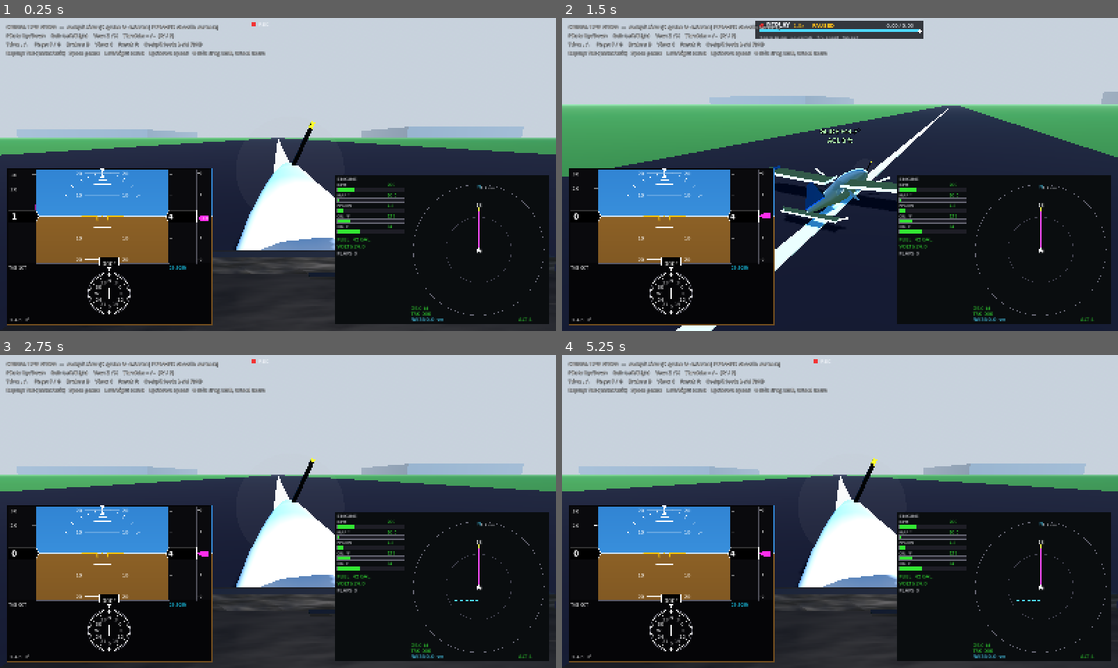
Above: before the commit, frames 1-4 (two rows, left to right).
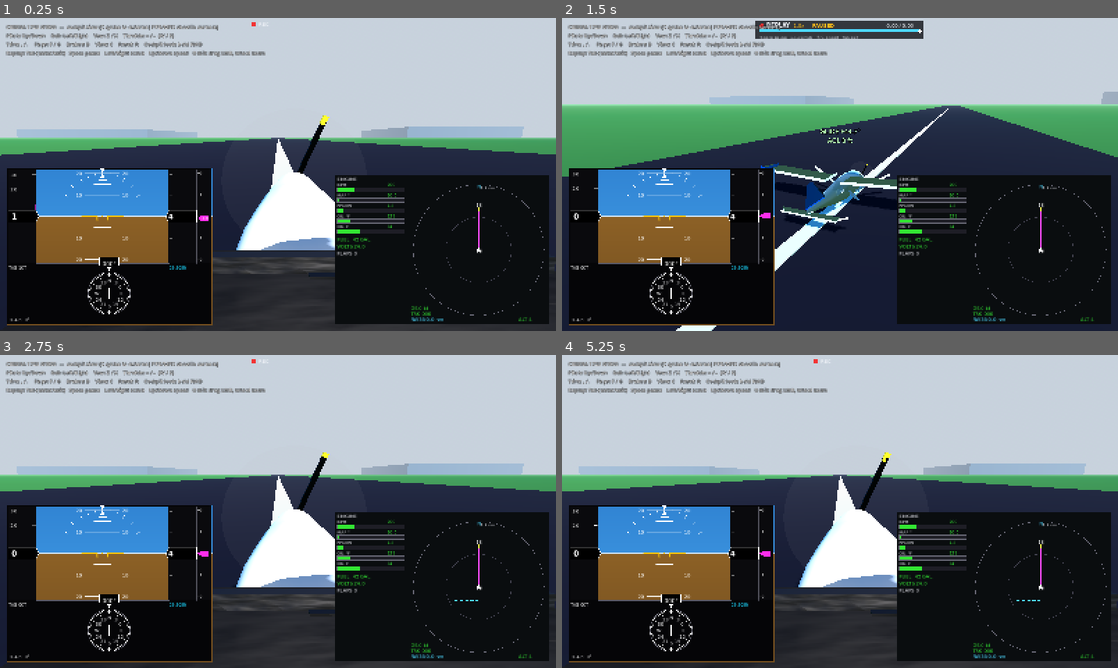
Above: after the commit, the same moments.

Repository: bigcubedata/test
Game: Godot game, scene res://src/Main.tscn
Two runs of this game, one before a commit and one after it. Both use one fixed random seed, a clock stepped at 60 frames per second and the inputs below.
Inputs (mouse positions are in pixels of both pictures, inside the frame that each line leads up to):
- Up to frame 1 (0.25 s): no input
- Up to frame 2 (1.5 s): move the mouse to (962, 158) at 0.52 s; hold Right (roll_right) 0.53-1.25 s; tap Tab (replay_toggle) at 0.6 s; click (962, 158) at 0.67 s; tap Enter at 1.25 s; drag from (728, 190) to (812, 237) at 1.27 s
- Up to frame 3 (2.75 s): tap R (reset_aircraft) at 2 s; move the mouse to (333, 442) at 2.02 s; hold Right (roll_right) from 2.03 s (still down); tap Tab (replay_toggle) at 2.1 s
- Up to frame 4 (5.25 s): release Right (roll_right) at 2.75 s; drag from (812, 574) to (673, 464) at 2.77 s; move the mouse to (1006, 558) at 3.52 s; hold Left (roll_left) 3.53-4.25 s; tap Tab (replay_toggle) at 3.6, 5.1 s; tap R (reset_aircraft) at 4.25, 5 s; drag from (673, 464) to (756, 433) at 4.27 s; move the mouse to (867, 511) at 5.02 s; hold F (flaps_down) from 5.03 s (still down); click (867, 511) at 5.17 s

The runs differ from the first frame. In frame 1, 0.9% of the frame differs, in the area x 42-61%, y 31-74%; in frame 2, 0.8%; in frame 3, 0.9%; in frame 4, 0.9%.

Commit message:
Shorten the nose/cowl and tighten the model to C172S proportions
- Nose/cowl: shorten it to a realistic C172 cowl length. Moved the spinner from
  z=-4.78 to -3.8 and compressed the forward fuselage stations, so the cockpit
  cowl (rebuilt to meet the new spinner) no longer reads as an over-long snout.
- High wing: raised the wing from y=0.66 to y=0.84 so it sits on the cabin roof
  like a real 172, and re-derived the lift-strut top (~y=0.88) and jury strut to
  match the new wing underside.
- Nose gear moved aft under the shorter cowl (z ~ -2.9).
- Tailcone tidied to keep the long-boom proportions with the shorter nose.

Diff:
--- a/src/aircraft/Aircraft.tscn
+++ b/src/aircraft/Aircraft.tscn
@@ -59,7 +59,7 @@
 script = ExtResource("4_airframe")
 
 [node name="Propeller" type="Node3D" parent="."]
-transform = Transform3D(1, 0, 0, 0, 1, 0, 0, 0, 1, 0, -0.05, -4.78)
+transform = Transform3D(1, 0, 0, 0, 1, 0, 0, 0, 1, 0, -0.05, -3.8)
 script = ExtResource("3_prop")
 
 [node name="CollisionShape3D" type="CollisionShape3D" parent="."]
--- a/src/aircraft/Airframe.gd
+++ b/src/aircraft/Airframe.gd
@@ -41,19 +41,21 @@
 #  Fuselage (lofted elliptical sections)
 # --------------------------------------------------------------------------
 func _build_fuselage() -> void:
-	# stations: z (fwd -Z), half-width x, half-height y, vertical centre
+	# stations: z (fwd -Z), half-width x, half-height y, vertical centre.
+	# Nose shortened to a true C172 cowl length (spinner ~-3.8); the long tail
+	# boom and tall cabin are kept for the right proportions.
 	var st := [
-		[-4.55, 0.06, 0.06, -0.02],
-		[-4.30, 0.34, 0.33, -0.03],
-		[-3.70, 0.50, 0.50, -0.02],
-		[-3.00, 0.55, 0.60, 0.03],
-		[-2.20, 0.57, 0.66, 0.07],
-		[-1.40, 0.58, 0.70, 0.09],
+		[-3.62, 0.07, 0.09, -0.06],   # cowl front (spinner backplate)
+		[-3.35, 0.30, 0.28, -0.05],
+		[-2.95, 0.48, 0.44, -0.01],
+		[-2.55, 0.55, 0.58, 0.04],
+		[-2.20, 0.57, 0.66, 0.07],    # windshield base
+		[-1.40, 0.58, 0.70, 0.09],    # cabin (tallest)
 		[-0.40, 0.56, 0.70, 0.09],
-		[0.60, 0.48, 0.60, 0.07],
-		[1.50, 0.34, 0.42, 0.10],
-		[2.50, 0.20, 0.27, 0.14],
-		[3.45, 0.10, 0.17, 0.20],
+		[0.60, 0.48, 0.59, 0.08],
+		[1.55, 0.33, 0.42, 0.11],
+		[2.55, 0.19, 0.27, 0.16],
+		[3.55, 0.09, 0.16, 0.22],     # tailcone
 	]
 	var rings: Array = []
 	for s in st:
@@ -88,7 +90,7 @@
 		var m := _extrude(prof, Vector3(sign, 0, 0), Vector3(0, 0, 1), 0.17,
 			Vector3(0, 0, -1.55), _white)
 		m.rotation = Vector3(0, 0, dih * sign)  # tips up (dihedral)
-		m.position.y = 0.66
+		m.position.y = 0.84                      # high wing, sitting on the cabin roof
 		# Blue tip cap.
 		var tip := PackedVector2Array([
 			Vector2(4.55, -0.42), Vector2(5.05, -0.40), Vector2(5.30, 0.05),
@@ -96,7 +98,7 @@
 		var tm := _extrude(tip, Vector3(sign, 0, 0), Vector3(0, 0, 1), 0.21,
 			Vector3(0, 0, -1.55), _blue)
 		tm.rotation = Vector3(0, 0, dih * sign)
-		tm.position.y = 0.66
+		tm.position.y = 0.84
 
 
 func _build_struts() -> void:
@@ -104,11 +106,11 @@
 	# wing sits at y=0.66 with dihedral, so its underside at span ~2.5 is near
 	# y=0.70 — the strut top must reach there or it visibly floats below the wing.
 	for sign in [1.0, -1.0]:
-		var top := Vector3(sign * 2.5, 0.70, -1.55)
-		var bot := Vector3(sign * 0.42, -0.38, -1.42)
+		var top := Vector3(sign * 2.5, 0.88, -1.55)
+		var bot := Vector3(sign * 0.42, -0.39, -1.42)
 		_strut(top, bot, 0.05)
 		# Small jury strut bracing the main strut to the wing near the attach.
-		_strut(Vector3(sign * 2.12, 0.44, -1.5), Vector3(sign * 2.45, 0.69, -1.62), 0.03)
+		_strut(Vector3(sign * 2.12, 0.55, -1.5), Vector3(sign * 2.45, 0.87, -1.62), 0.03)
 
 
 func _strut(a: Vector3, b: Vector3, thick: float) -> void:
@@ -155,9 +157,9 @@
 	for sign in [1.0, -1.0]:
 		_strut(Vector3(sign * 0.18, -0.30, -1.0), Vector3(sign * 1.05, -1.05, -1.0), 0.06)
 		_wheel(Vector3(sign * 1.05, -1.18, -1.0))
-	# Nose gear.
-	_strut(Vector3(0.0, -0.45, -3.35), Vector3(0.0, -1.05, -3.55), 0.07)
-	_wheel(Vector3(0.0, -1.18, -3.55))
+	# Nose gear (under the engine on the shorter cowl).
+	_strut(Vector3(0.0, -0.45, -2.75), Vector3(0.0, -1.05, -2.95), 0.07)
+	_wheel(Vector3(0.0, -1.18, -2.95))
 
 
 func _wheel(pos: Vector3) -> void:
--- a/src/aircraft/Cockpit.gd
+++ b/src/aircraft/Cockpit.gd
@@ -104,16 +104,15 @@
 	cowl.cull_mode = BaseMaterial3D.CULL_DISABLED  # solid from the inside eye point
 	var cx := 0.22  # aircraft centreline in cockpit-local X
 
-	# stations: z (fwd -Z), half-width, half-height, centre-y. Kept full toward
-	# the front so the nose is blunt (not a sharp cone); the spinner provides the
-	# actual point. The top deck (cy + h) descends smoothly toward the spinner.
+	# stations: z (fwd -Z), half-width, half-height, centre-y. Short cowl that
+	# meets the spinner (aircraft z=-3.8 -> local -2.8); blunt at the front so
+	# the nose isn't a sharp cone (the spinner is the only point).
 	var st := [
 		[-1.00, 0.52, 0.31, -0.50],
-		[-1.85, 0.52, 0.31, -0.52],
-		[-2.60, 0.49, 0.29, -0.53],
-		[-3.20, 0.44, 0.27, -0.52],
-		[-3.65, 0.36, 0.24, -0.46],
-		[-3.95, 0.22, 0.19, -0.36],  # blunt cowl face; spinner sits in front
+		[-1.55, 0.52, 0.31, -0.52],
+		[-2.05, 0.48, 0.28, -0.53],
+		[-2.45, 0.40, 0.25, -0.48],
+		[-2.80, 0.24, 0.20, -0.36],  # blunt cowl face; spinner sits in front
 	]
 	var rings: Array = []
 	for s in st:
